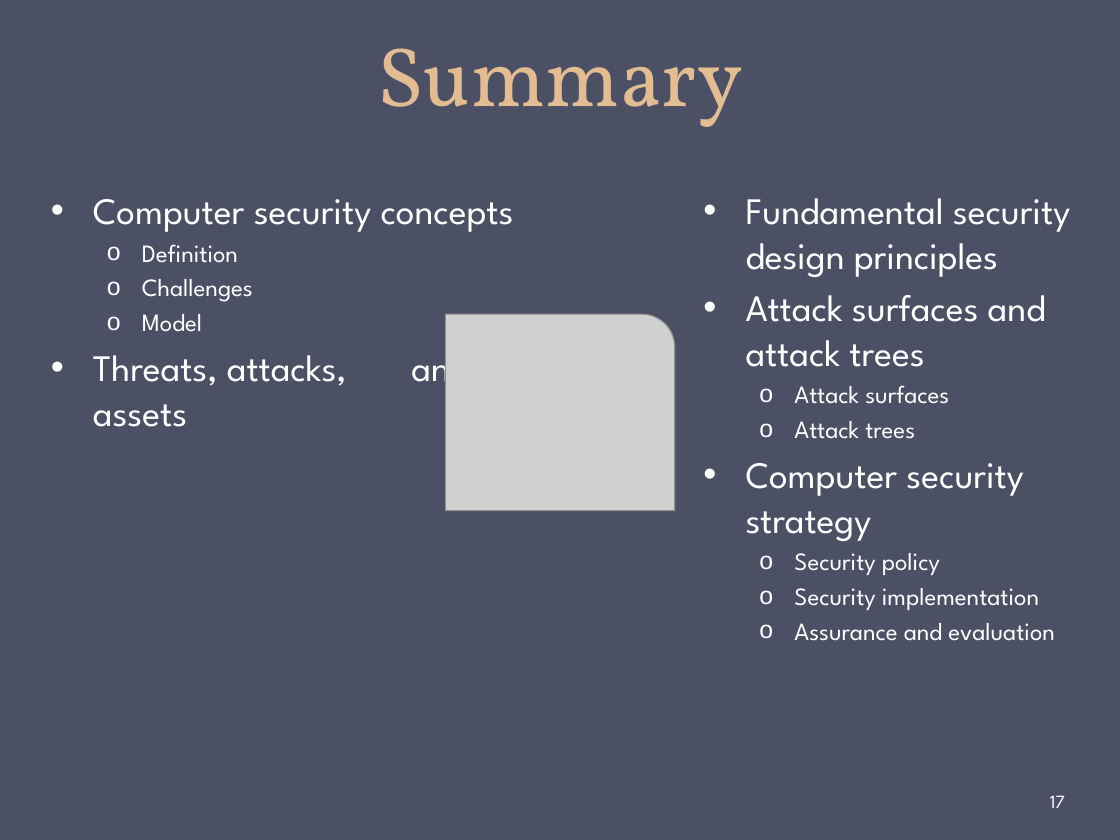
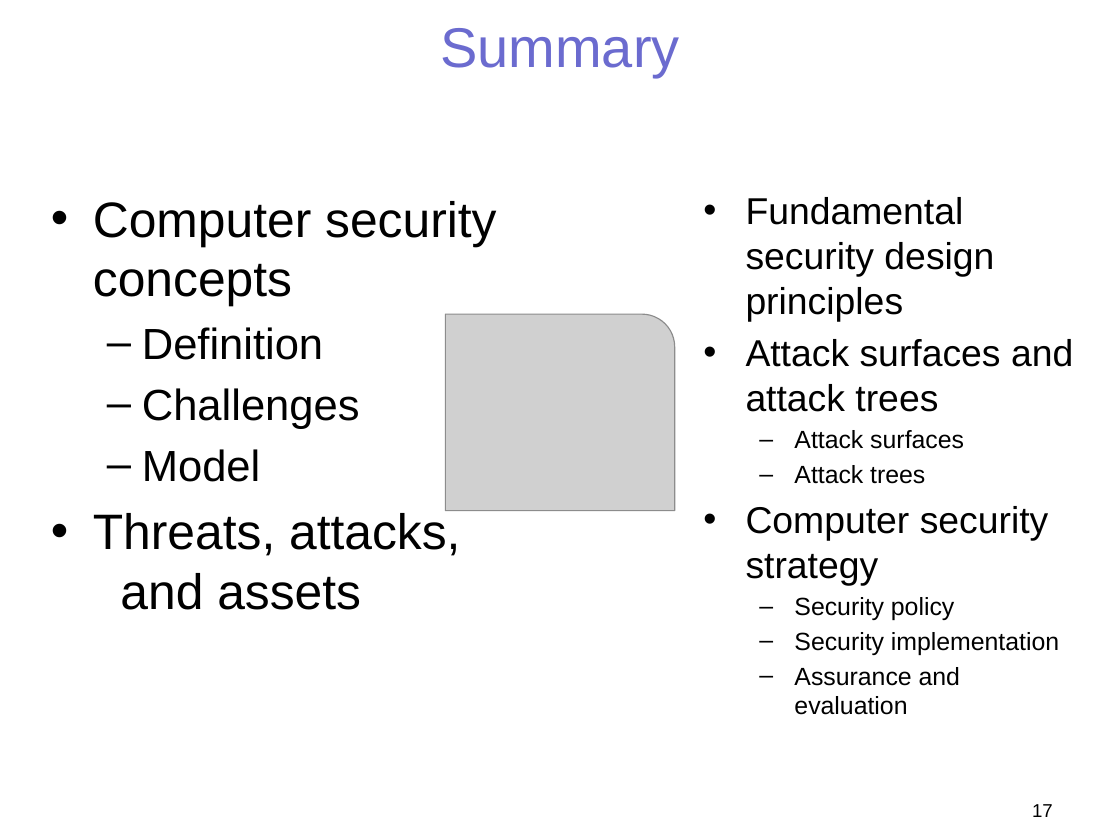
Before and after one commit to gulaoshi/gu.github.io, a slide deck: slide 17 of InfoSec/PPTs/CH01-Overview.pptx. Drawn at 1120x840 pixels with LibreOffice and Linux fonts; fonts in the diff are those of the drawing; grey boxes stand for pictures. Boxes give left, top, right and bottom in pixels: in the first picture for what was removed or moved away, otherwise in the second. Text is boxed around its words. In the diff, an @@ line names an element or a change of style, - is before the commit and + after.

```diff
--- a/InfoSec/PPTs/CH01-Overview.pptx
+++ b/InfoSec/PPTs/CH01-Overview.pptx
@@ background #4B5064 to #FFFFFF @@
@@ title "Summary" at [440,28,680,77]: size 54 to 36 pt, font Vollkorn to Arial, text colour #E3BC92 to #6B6BCF; line spacing 58pt to 1; vertical alignment bottom to middle @@
@@ text "Computer security concepts" at [93,201,496,610]: size 24 to 32 pt in "Computer security concepts", "Threats, attacks, and assets"; font League Spartan to Arial, text colour #FFFFFF to #000000; size 16 to 28 pt in "Definition", "Challenges", "Model"; more space between paragraphs; bullet o to – @@
@@ text "Fundamental security design principles" at [746,197,1073,715]: font League Spartan to Arial, text colour #FFFFFF to #000000; bullet o to – @@
@@ page number: place and size @@
-page number at [1050,795,1065,808]
+page number at [1032,804,1053,817]
@@ page number at [1032,804,1053,817]: font League Spartan to Arial, text colour #FFFFFF to #000000; alignment left to right; vertical alignment middle to top @@
```
Also in this commit, not shown: 16 other slides changed, 7 other files.
